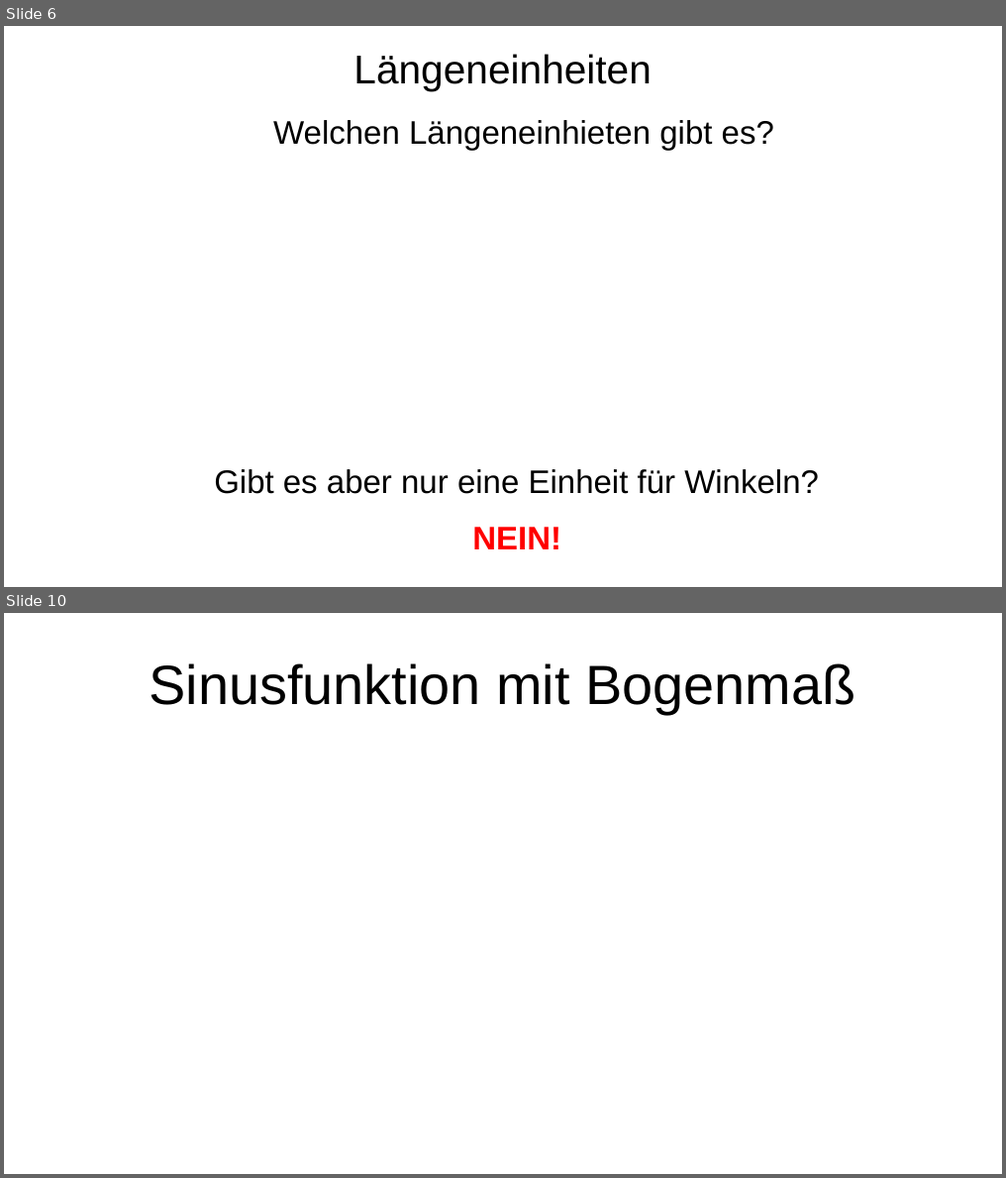
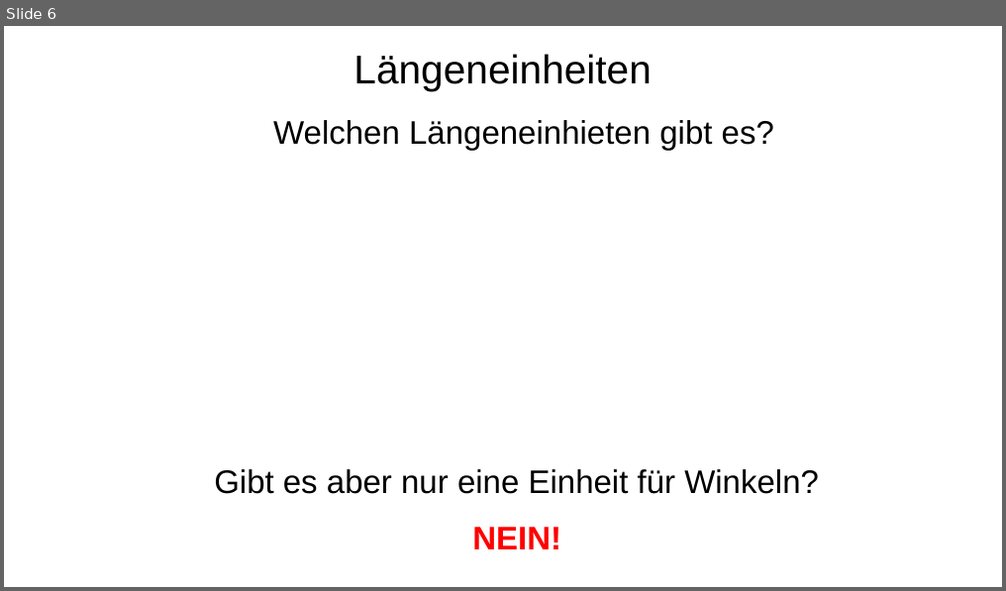
Before and after one commit to bearums/teaching, a slide deck: B5/Mathe/2024/D12/Sinus_funktion/02/pres.odp. Shown one above the other, each under a label of ours: slides 6 and 10 before the commit, slide 6 after it; the slides between them are not shown. The pictures are 1006x1178 and 1006x591 pixels, drawn with LibreOffice and Linux fonts; fonts in the diff are those of the drawing. Boxes give left, top, right and bottom in pixels: in the first picture for what was removed or moved away, otherwise in the second. Text is boxed around its words. In the diff, an @@ line names an element or a change of style, - is before the commit and + after.

```diff
--- a/B5/Mathe/2024/D12/Sinus_funktion/02/pres.odp
+++ b/B5/Mathe/2024/D12/Sinus_funktion/02/pres.odp
@@ slide 10 removed at bbox=[4, 613, 1002, 1174], background #FFFFFF @@
@@ title removed at bbox=[149, 663, 855, 714] @@
-Sinusfunktion mit Bogenmaß
```
Also in this commit, not shown: 2 slides changed, 9 slides added, 4 other slides removed, 10 other files.
